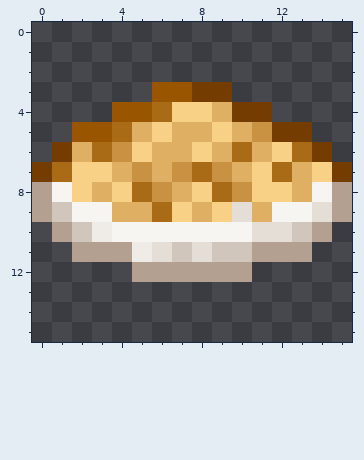
File history of a pixel-art sprite, RP/textures/items/mashed_potatoes.png. Above, as it was before the edit.
The file is 16x16 pixels.
New version:
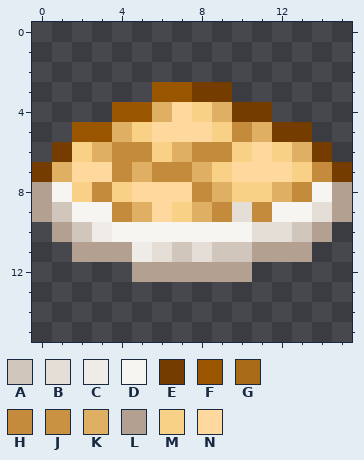
Palette (. is transparent): A #d1c6bb  B #e5ded6  C #efebe6  D #f7f5f2  E #753c00  F #9a5500  G #aa6b17  H #c38b3b  J #c89242  K #dfb063  L #b3a091  M #f8d086  N #ffd89e
Edits made:
y 4: x 6..7 GM -> KN
y 5: x 4..8 GKMKK -> KMNNN; x 10..11 KJ -> HK
y 6: x 2..6 KGJMK -> MKHHM; x 8..11 MKGK -> HHMN; x 13 G -> K
y 7: x 1..14 GMMKJKJGJKMGKM -> KNNHKHHKMNNNMH
y 8: x 3 K -> H; x 5..10 GJKMGJ -> NNNHKM; x 12..13 MK -> KH
y 9: x 4 K -> H; x 6 G -> N; x 9 M -> H; x 11 K -> H
